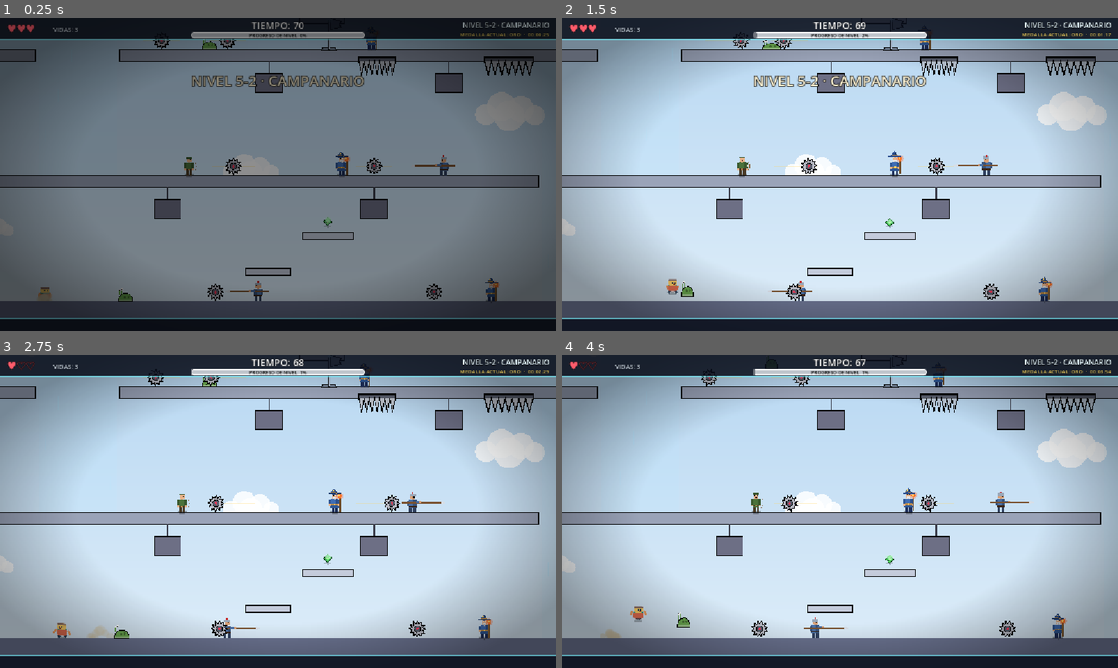
Above: before the commit, frames 1-4 (two rows, left to right).
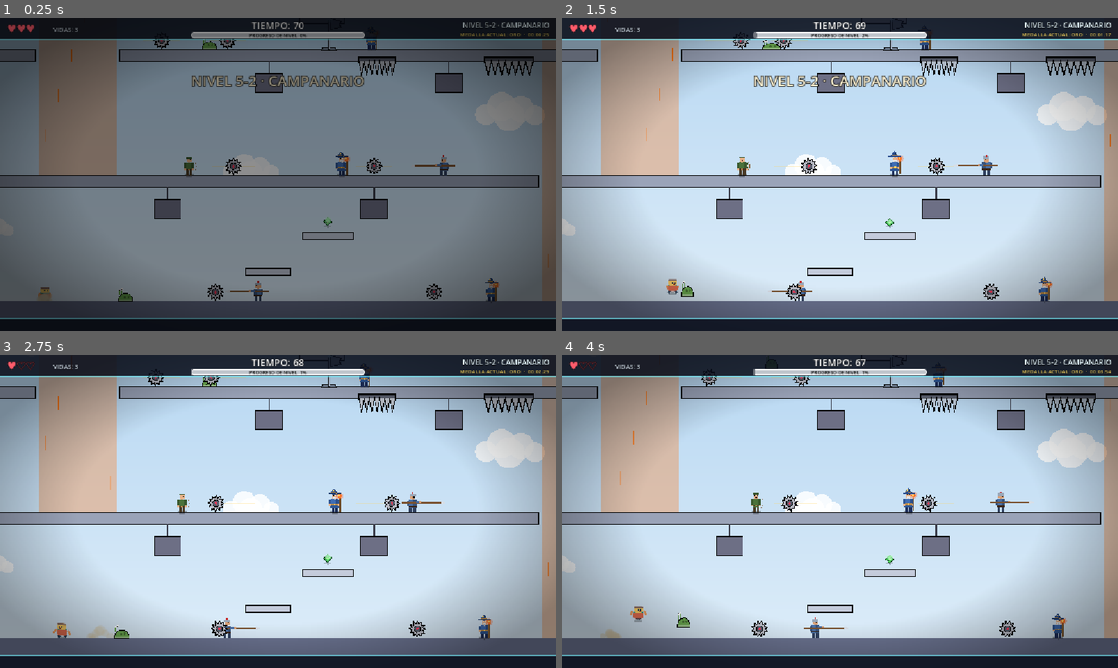
Above: after the commit, the same moments.

Repository: francoNicolasAlvarez/Plataformero_editable
Game: Godot game, scene res://scenes/levels/level_twentytwo.tscn
Same seed, same stepped clock (60 frames per second), same inputs: the game is played once before the commit and once after it. This scene is started directly instead of the project's main scene.
Inputs (mouse positions are in pixels of both pictures, inside the frame that each line leads up to):
- Up to frame 1 (0.25 s): no input
- Up to frame 2 (1.5 s): tap Enter (pause) at 0.5 s; move the mouse to (962, 158) at 0.52 s; hold D (move_right) 0.53-1.25 s; tap Ctrl (dash) at 0.6 s; click (962, 158) at 0.67 s; tap Space (jump) at 0.77, 1.07 s; drag from (728, 190) to (639, 55) at 1.27 s
- Up to frame 3 (2.75 s): move the mouse to (333, 442) at 2.02 s; hold A (move_left) from 2.03 s (still down); tap Tab at 2.1 s
- Up to frame 4 (4 s): release A (move_left) at 2.75 s; drag from (812, 574) to (934, 549) at 2.77 s; move the mouse to (1006, 558) at 3.52 s; hold D (move_right) from 3.53 s (still down); tap J at 3.6 s; tap Space (jump) at 3.77 s

The runs differ from the first frame. In frame 1, 8.0% of the frame differs, in the area x 7-100%, y 7-91%; in frame 2, 8.0%, in the area x 7-100%, y 6-91%; in frame 3, 8.0%; in frame 4, 8.0%.

Commit message:
Campanario: corrientes ascendentes naranja con mayor contraste
Co-Authored-By: Claude Sonnet 5.5 <noreply@anthropic.com>

Diff:
--- a/scenes/levels/level_twentytwo.tscn
+++ b/scenes/levels/level_twentytwo.tscn
@@ -665,6 +665,9 @@
 collision_mask = 2
 script = ExtResource("15_dmskp")
 zone_size = Vector2(260, 800)
+tint = Color(1, 0.45, 0.05, 1)
+haze_alpha = 0.32
+streak_alpha = 0.95
 
 [node name="BellDraft2" type="Area2D" parent="LevelTwentytwoGenerated" unique_id=1568419595]
 position = Vector2(260, 1480)
@@ -672,6 +675,9 @@
 collision_mask = 2
 script = ExtResource("15_dmskp")
 zone_size = Vector2(260, 800)
+tint = Color(1, 0.45, 0.05, 1)
+haze_alpha = 0.32
+streak_alpha = 0.95
 
 [node name="BellDraft3" type="Area2D" parent="LevelTwentytwoGenerated" unique_id=389819827]
 position = Vector2(1940, 1060)
@@ -679,6 +685,9 @@
 collision_mask = 2
 script = ExtResource("15_dmskp")
 zone_size = Vector2(260, 800)
+tint = Color(1, 0.45, 0.05, 1)
+haze_alpha = 0.32
+streak_alpha = 0.95
 
 [node name="BellDraft4" type="Area2D" parent="LevelTwentytwoGenerated" unique_id=1092403166]
 position = Vector2(260, 630)
@@ -686,6 +695,9 @@
 collision_mask = 2
 script = ExtResource("15_dmskp")
 zone_size = Vector2(260, 820)
+tint = Color(1, 0.45, 0.05, 1)
+haze_alpha = 0.32
+streak_alpha = 0.95
 
 [node name="BellCrusher0_0" type="Node2D" parent="LevelTwentytwoGenerated" unique_id=196758950]
 position = Vector2(560, 1960)
--- a/scripts/levels/level_twentytwo_layout.gd
+++ b/scripts/levels/level_twentytwo_layout.gd
@@ -43,6 +43,9 @@
 	4: [700.0, 1500.0],
 }
 
+## Corriente naranja intenso: contrasta con el cielo azul claro (2026-11-24).
+const DRAFT_TINT := Color(1.0, 0.45, 0.05)
+
 
 static func floor_top(floor_index: int) -> float:
 	return FLOOR0_TOP - FLOOR_PITCH * float(floor_index)
@@ -87,7 +90,7 @@
 	for k in range(1, FLOOR_COUNT):
 		var below := floor_top(k - 1)
 		var zone_top := draft_top(k)
-		TowerKit.updraft(world, Vector2(shaft_center_x(k), (below + zone_top) * 0.5), Vector2(HOLE_WIDTH - 20.0, below - zone_top), "BellDraft%d" % k)
+		TowerKit.updraft(world, Vector2(shaft_center_x(k), (below + zone_top) * 0.5), Vector2(HOLE_WIDTH - 20.0, below - zone_top), "BellDraft%d" % k, DRAFT_TINT, 0.32, 0.95)
 	for floor_index in CRUSHERS:
 		for i in CRUSHERS[floor_index].size():
 			var x: float = CRUSHERS[floor_index][i]
--- a/scripts/levels/tower_kit.gd
+++ b/scripts/levels/tower_kit.gd
@@ -104,8 +104,11 @@
 	shape.size = Vector2(width + 800.0, 120.0)
 
 
-static func updraft(world: Node2D, center: Vector2, size: Vector2, node_name: String) -> UpdraftZone:
+static func updraft(world: Node2D, center: Vector2, size: Vector2, node_name: String, tint: Color = Color(0.7, 0.9, 1.0, 1.0), haze_alpha: float = 0.14, streak_alpha: float = 0.55) -> UpdraftZone:
 	var zone := UpdraftZone.new()
+	zone.tint = tint
+	zone.haze_alpha = haze_alpha
+	zone.streak_alpha = streak_alpha
 	zone.name = node_name
 	zone.zone_size = size
 	zone.position = center
--- a/scripts/world/updraft_zone.gd
+++ b/scripts/world/updraft_zone.gd
@@ -10,6 +10,9 @@
 @export_range(50.0, 800.0, 10.0) var lift_speed: float = 340.0
 @export_range(500.0, 6000.0, 50.0) var lift_acceleration: float = 2600.0
 @export var tint: Color = Color(0.7, 0.9, 1.0, 1.0)
+## Opacidad de la neblina y de las rayas (más alta = más contraste con el fondo).
+@export_range(0.0, 1.0, 0.01) var haze_alpha: float = 0.14
+@export_range(0.0, 1.0, 0.01) var streak_alpha: float = 0.55
 
 var _time: float = 0.0
 var _streaks: Array[Line2D] = []
@@ -56,14 +59,14 @@
 		var x := -half.x + (float(index) + 0.5) * zone_size.x / float(_streaks.size())
 		var y := half.y - phase * zone_size.y
 		_streaks[index].points = PackedVector2Array([Vector2(x, y), Vector2(x, y - 46.0)])
-		_streaks[index].default_color = Color(tint.r, tint.g, tint.b, 0.55 * sin(phase * PI))
+		_streaks[index].default_color = Color(tint.r, tint.g, tint.b, streak_alpha * sin(phase * PI))
 
 
 func _build_visual() -> void:
 	var half := zone_size * 0.5
 	var body := Polygon2D.new()
 	body.name = "Haze"
-	body.color = Color(tint.r, tint.g, tint.b, 0.14)
+	body.color = Color(tint.r, tint.g, tint.b, haze_alpha)
 	body.polygon = PackedVector2Array([Vector2(-half.x, -half.y), Vector2(half.x, -half.y), Vector2(half.x, half.y), Vector2(-half.x, half.y)])
 	body.z_index = -3
 	add_child(body)
